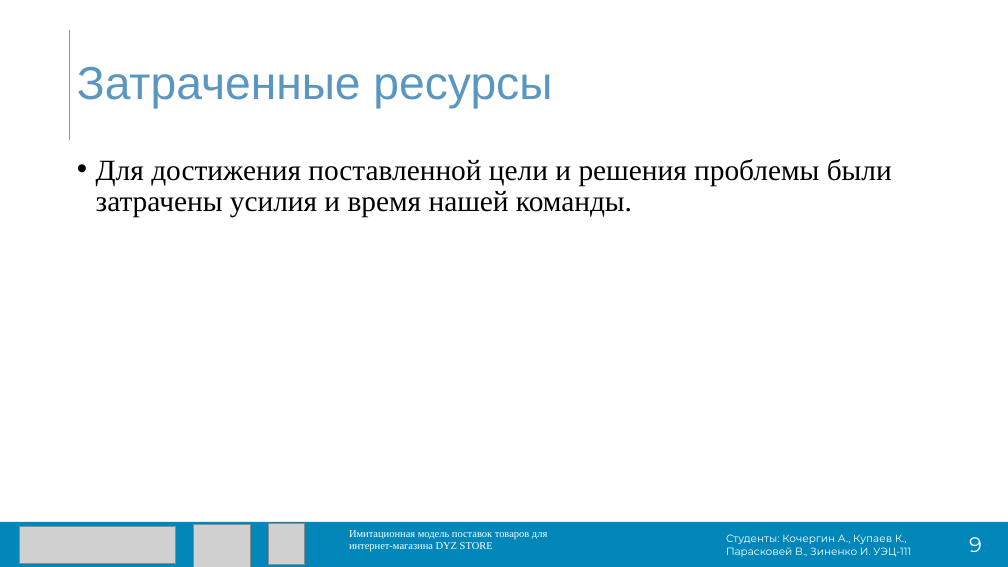
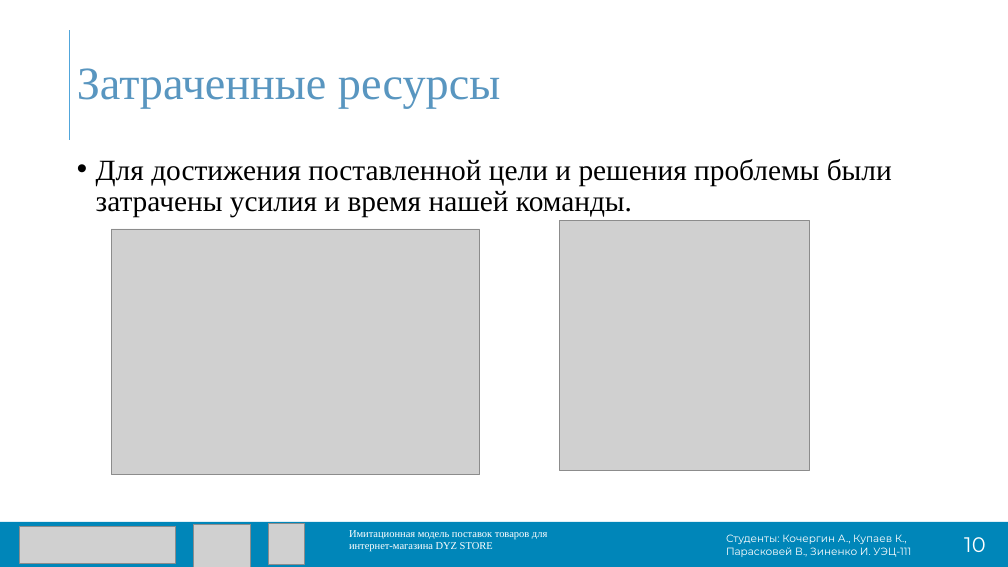
Before and after one commit to Exorser/DYZ-STORE, a slide deck: slide 10 of Postavki (1).pptx (slide 8 before the commit). Drawn at 1008x567 pixels with LibreOffice and Linux fonts; fonts in the diff are those of the drawing; grey boxes stand for pictures. Boxes give left, top, right and bottom in pixels: in the first picture for what was removed or moved away, otherwise in the second. Text is boxed around its words. In the diff, an @@ line names an element or a change of style, - is before the commit and + after.

```diff
--- a/Postavki (1).pptx
+++ b/Postavki (1).pptx
@@ title "Затраченные ресурсы" at [77,68,500,109]: font Arial to Times New Roman @@
@@ picture added at [111,229,479,475] @@
@@ picture added at [560,221,809,470] @@
@@ text at [964,537,985,552]: text changed @@
-9
+10
```
Also in this commit, not shown: 8 other slides changed, 3 slides added.
